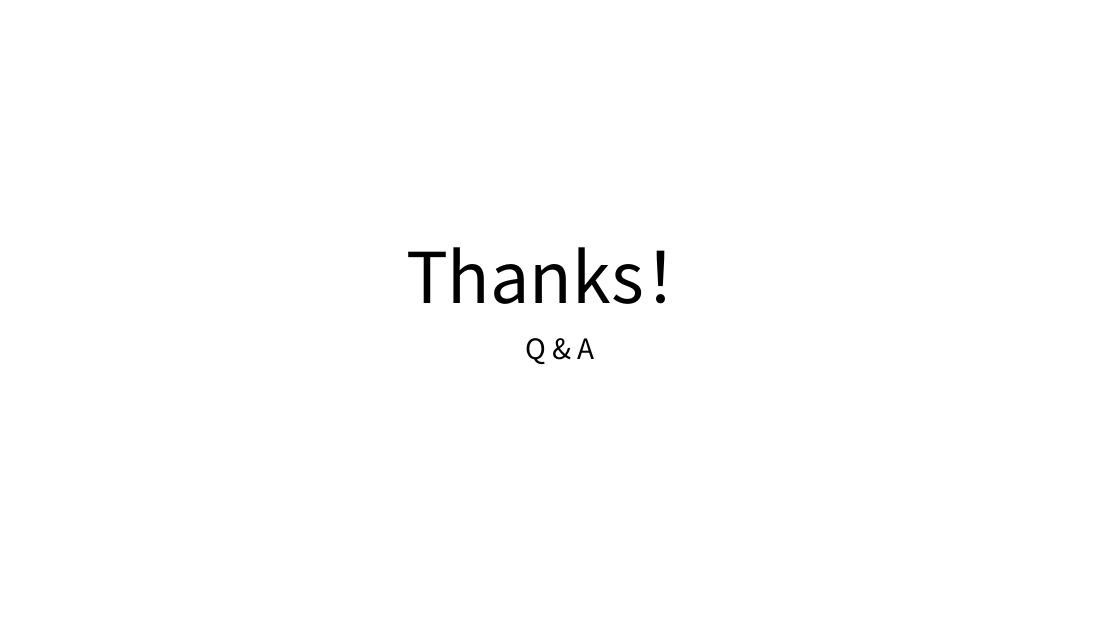
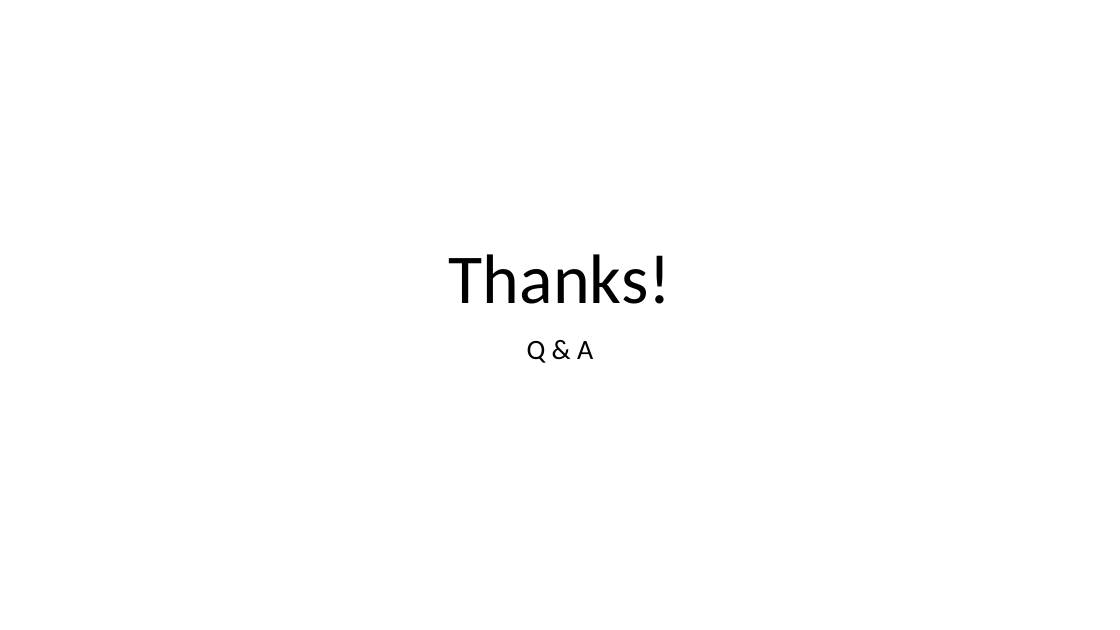
Before and after one commit to riscv-labs/OS2018spring-projects-g06, a slide deck: slide 21 of mid_report.pptx. Drawn at 1120x630 pixels with LibreOffice and Linux fonts; fonts in the diff are those of the drawing. Boxes give left, top, right and bottom in pixels: in the first picture for what was removed or moved away, otherwise in the second. Text is boxed around its words. In the diff, an @@ line names an element or a change of style, - is before the commit and + after.

```diff
--- a/mid_report.pptx
+++ b/mid_report.pptx
@@ title at bbox=[449, 254, 671, 304]: text changed; font Noto Sans CJK SC to Calibri @@
-Thanks！
+Thanks!
@@ subtitle "Q & A" at bbox=[527, 341, 593, 363]: font Noto Sans CJK SC to Calibri @@
```
Also in this commit, not shown: 20 other slides changed.
